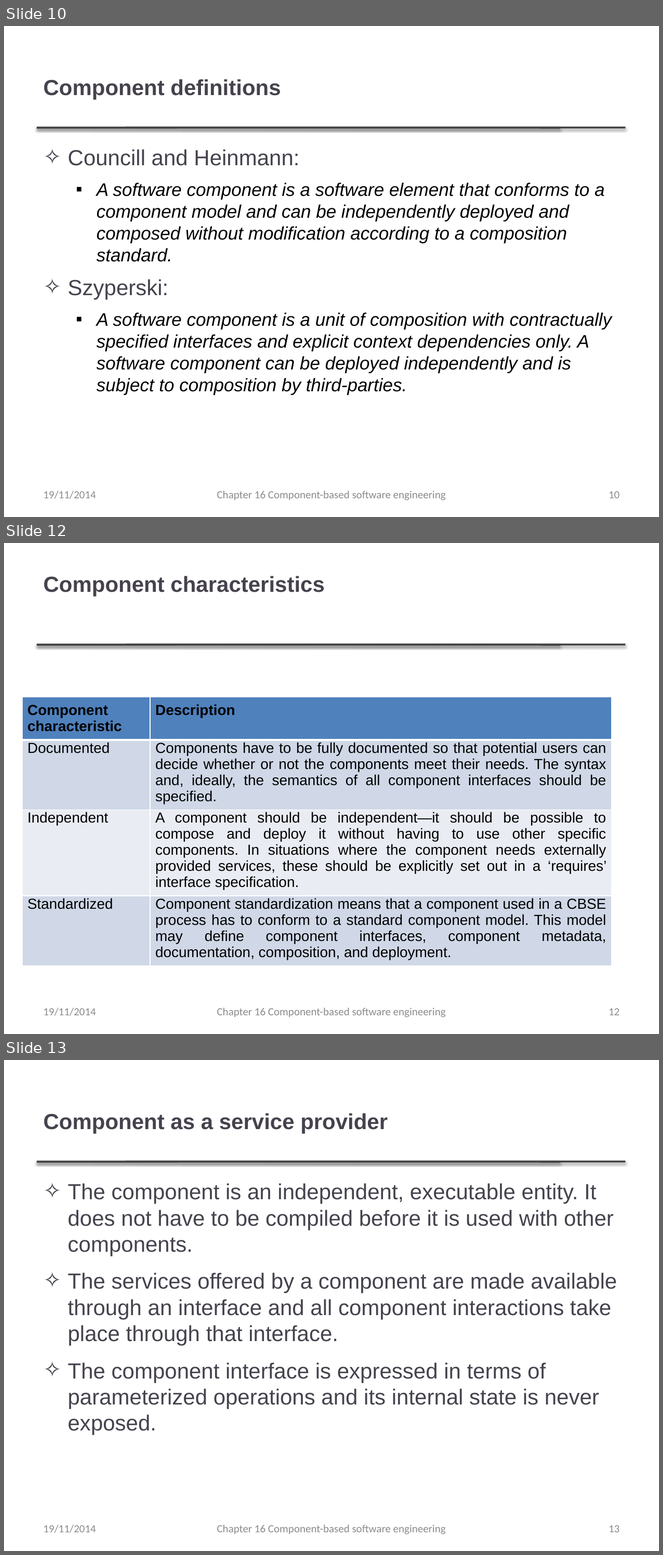
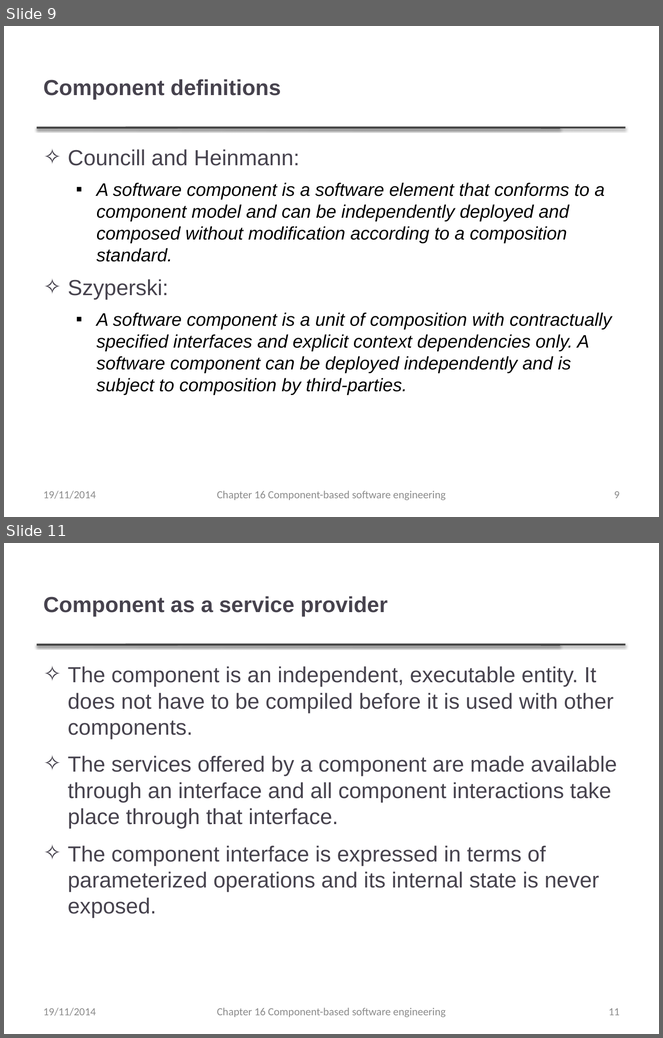
Before and after one commit to cpluspluscrowe/pptxToCheatSheet, a slide deck: ch16.pptx. Shown one above the other, each under a label of ours: slides 10, 12 and 13 before the commit, slides 9 and 11 after it; the slides between them are not shown. The pictures are 663x1555 and 663x1038 pixels, drawn with LibreOffice and Linux fonts; fonts in the diff are those of the drawing; background and template pictures are left out. Boxes give left, top, right and bottom in pixels: in the first picture for what was removed or moved away, otherwise in the second. Text is boxed around its words. In the diff, an @@ line names an element or a change of style, - is before the commit and + after.

```diff
--- a/ch16.pptx
+++ b/ch16.pptx
@@ slide 12 removed at (4,543,659,1034), background #FFFFFF; not listed: 2 template elements that a slide beside it also shows @@
@@ title removed at (44,576,324,596) @@
-Component characteristics
@@ table removed at (22,697,612,985), 4 rows, 2 columns @@
-Component characteristic | Description
-Documented | Components have to be fully documented so that potential users can decide whether or not the components meet their needs. The syntax and, ideally, the semantics of all component interfaces should be specified.
-Independent | A component should be independent—it should be possible to compose and deploy it without having to use other specific components. In situations where the component needs externally provided services, these should be explicitly set out in a ‘requires’ interface specification.
-Standardized | Component standardization means that a component used in a CBSE process has to conform to a standard component model. This model may define component interfaces, component metadata, documentation, composition, and deployment.
@@ text removed at (44,1008,96,1016) @@
-19/11/2014
@@ text removed at (217,1008,446,1018) @@
-Chapter 16 Component-based software engineering
@@ page number removed at (609,1008,620,1016) @@
-12
@@ what was slide 10 is now slide 9 @@
@@ page number at (614,491,620,499): text changed @@
-10
+9
@@ what was slide 13 is now slide 11 @@
@@ page number at (609,1008,620,1016): text changed @@
-13
+11
```
Also in this commit, not shown: 1 slide changed, 2 other slides removed, 2 other files.
